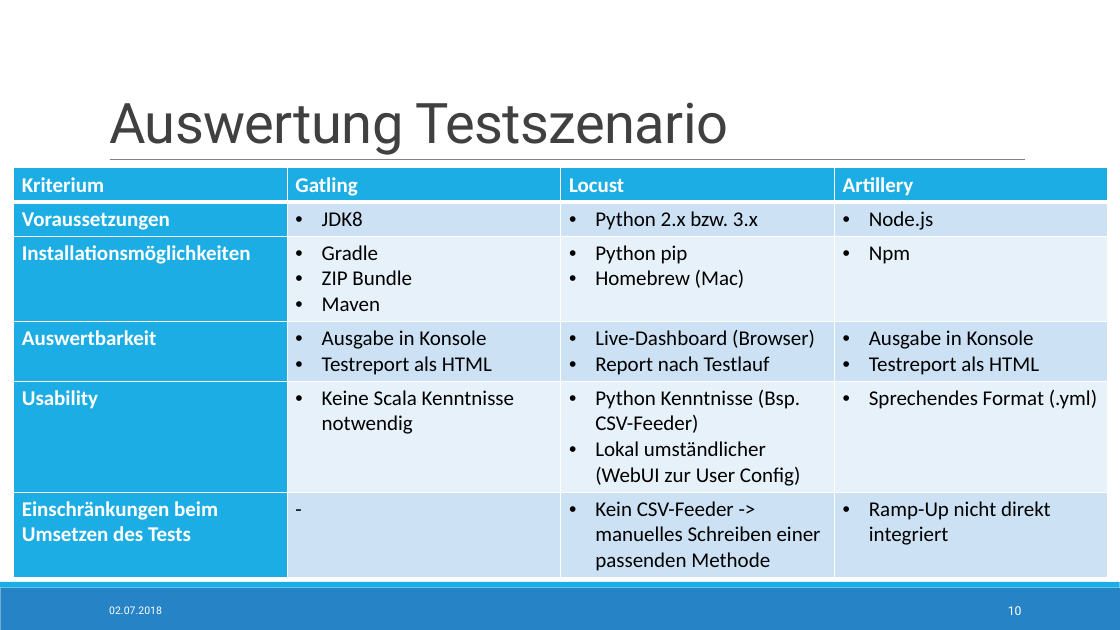
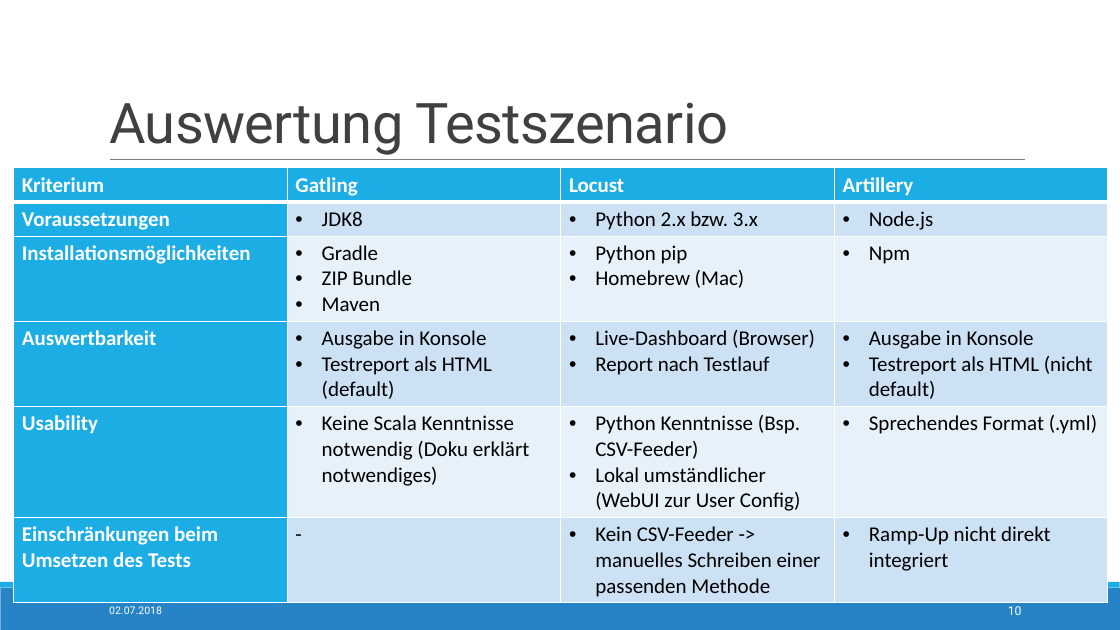
Before and after one commit to StTraeger/sqs-car-webservice, a slide deck: slide 10 of LoadTesting.pptx. Drawn at 1120x630 pixels with LibreOffice and Linux fonts; fonts in the diff are those of the drawing. Boxes give left, top, right and bottom in pixels: in the first picture for what was removed or moved away, otherwise in the second. Text is boxed around its words. In the diff, an @@ line names an element or a change of style, - is before the commit and + after.

Commit message:
Updated some styling mistakes.

```diff
--- a/LoadTesting.pptx
+++ b/LoadTesting.pptx
@@ table at [13, 168, 1109, 601] @@
-row 4, column 2: Ausgabe in Konsole / Testreport als HTML
+row 4, column 2: Ausgabe in Konsole / Testreport als HTML (default)
-row 4, column 4: Ausgabe in Konsole / Testreport als HTML
+row 4, column 4: Ausgabe in Konsole / Testreport als HTML (nicht default)
-row 5, column 2: Keine Scala Kenntnisse notwendig
+row 5, column 2: Keine Scala Kenntnisse notwendig (Doku erklärt notwendiges)
```
